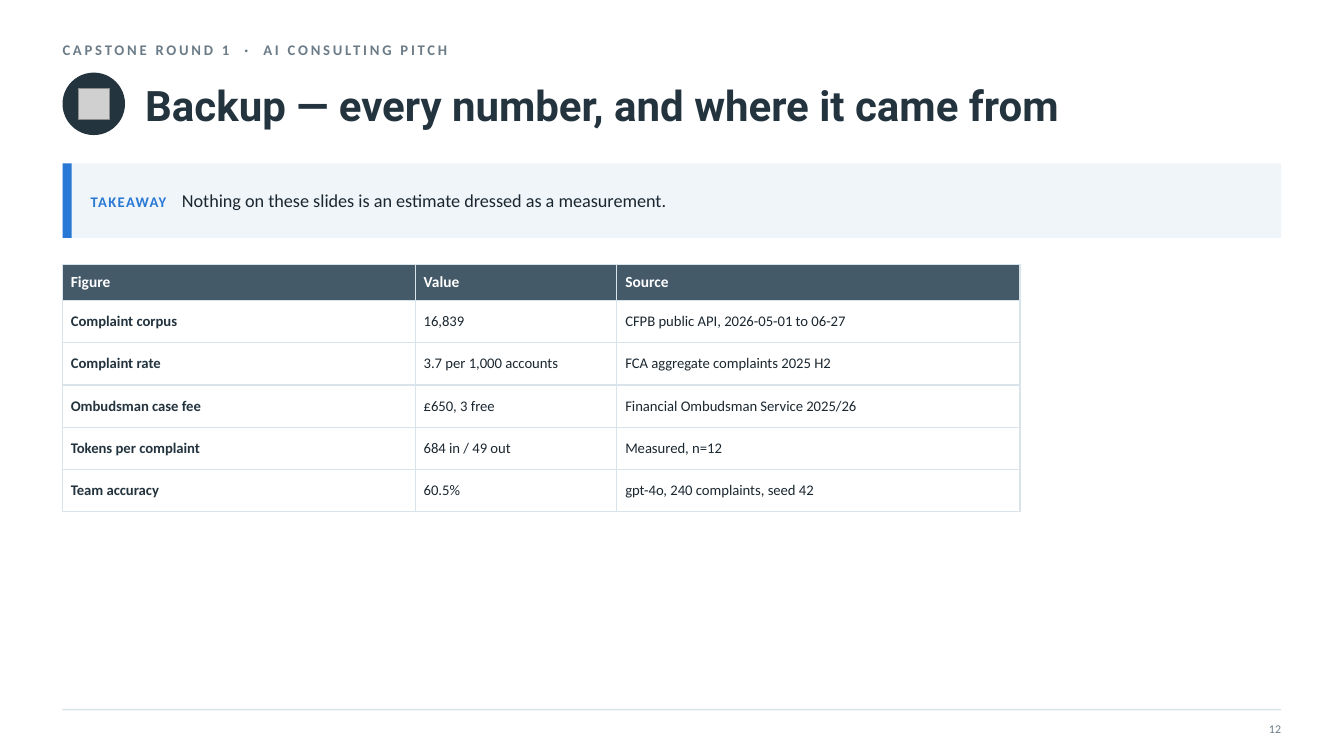
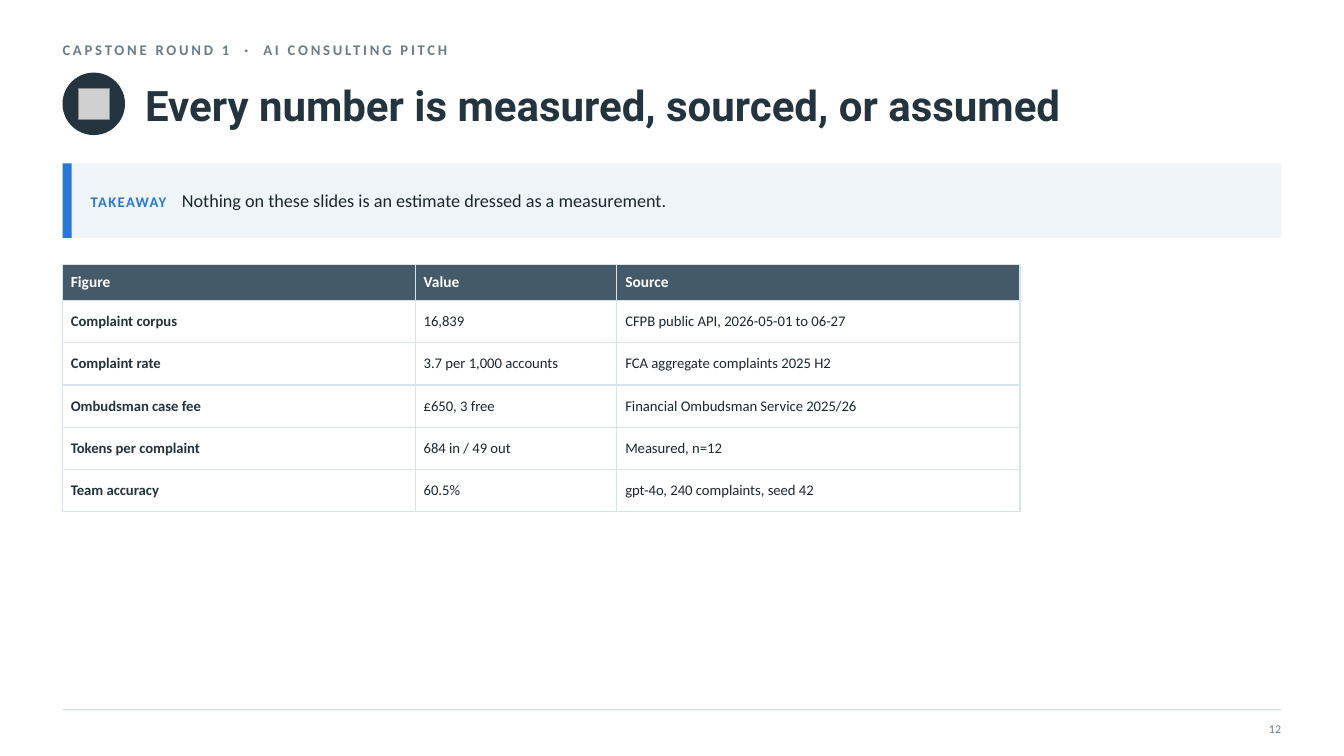
Before and after one commit to nyelugo/PROJECT-Capstone-AI-Consulting, a slide deck: slide 13 of presentation/round1_pitch.pptx (slide 14 before the commit). Drawn at 1344x756 pixels with LibreOffice and Linux fonts; fonts in the diff are those of the drawing; grey boxes stand for pictures. Boxes give left, top, right and bottom in pixels: in the first picture for what was removed or moved away, otherwise in the second. Text is boxed around its words. In the diff, an @@ line names an element or a change of style, - is before the commit and + after.

```diff
--- a/presentation/round1_pitch.pptx
+++ b/presentation/round1_pitch.pptx
@@ text at (145,89,1060,130): text changed @@
-Backup — every number, and where it came from
+Every number is measured, sourced, or assumed
```
Also in this commit, not shown: 12 other slides changed, 1 slide removed, 1 other file.
